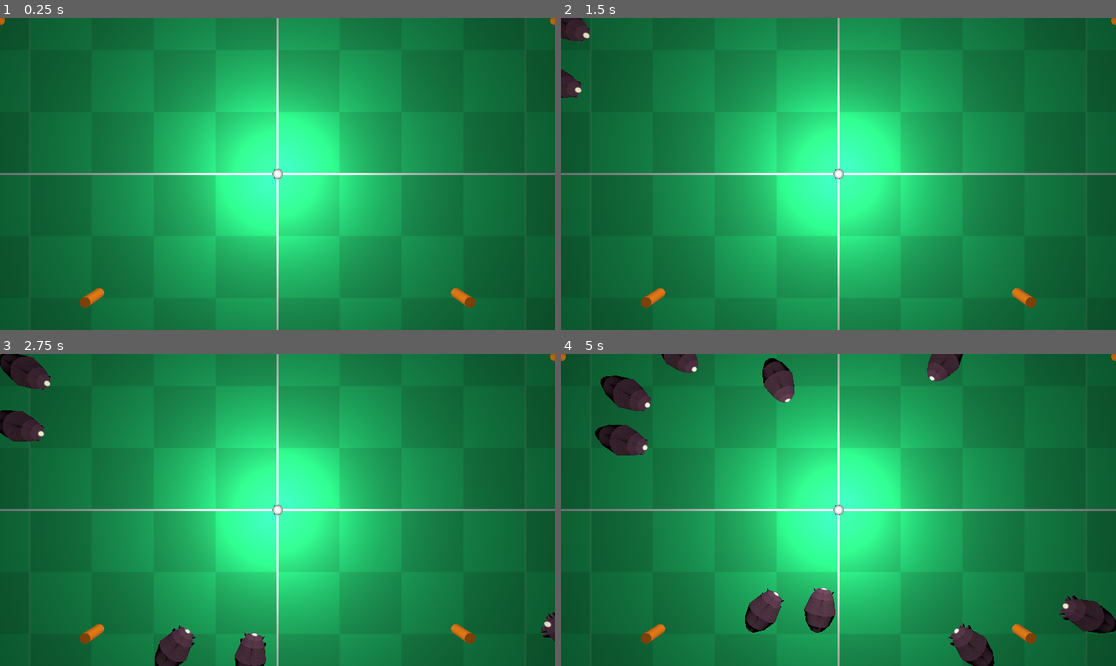
Above: before the commit, frames 1-4 (two rows, left to right).
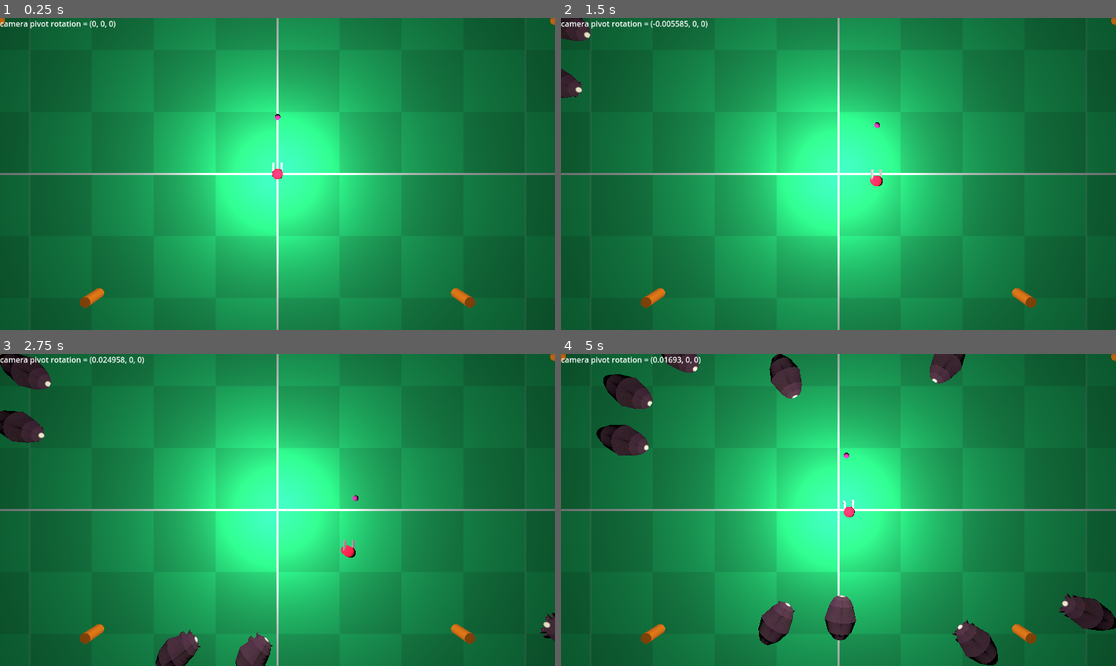
Above: after the commit, the same moments.

Repository: shinyPIKACHUx/GamJamJan2024
Game: Godot game, scene res://Levels/Ash_Test_Level.tscn
The game is run twice, just before and just after one commit, with the same random seed, the same clock (stepped at 60 frames per second) and the same inputs.
Inputs (mouse positions are in pixels of both pictures, inside the frame that each line leads up to):
- Up to frame 1 (0.25 s): no input
- Up to frame 2 (1.5 s): tap Enter (ui_accept) at 0.5 s; move the mouse to (960, 158) at 0.52 s; hold D (move_right) 0.53-1.28 s; hold Shift (sprint) 0.53-1.28 s; tap Space (jump) at 0.77 s; move the mouse to (727, 189) at 1.27 s; hold S (move_backward) from 1.28 s (still down); tap Shift (sprint) at 1.35 s
- Up to frame 3 (2.75 s): tap Space (jump) at 1.52 s; move the mouse to (333, 441) at 2.02 s; release S (move_backward) at 2.03 s; hold D (move_right) from 2.03 s (still down); hold Shift (sprint) from 2.03 s (still down)
- Up to frame 4 (5 s): move the mouse to (810, 572) at 2.77 s; release D (move_right) at 2.78 s; release Shift (sprint) at 2.78 s; hold W (move_forward) 2.78-3.53 s; tap Shift (sprint) at 2.85, 4.35 s; tap Space (jump) at 3.02, 3.77, 4.52 s; move the mouse to (1005, 556) at 3.52 s; hold Shift (sprint) 3.53-4.28 s; hold A (move_left) from 3.53 s (still down); move the mouse to (672, 463) at 4.27 s

The runs differ from the first frame. In frame 1, 0.3% of the frame differs, in the area x 0-51%, y 0-52%; in frame 2, 0.5%; in frame 3, 1.1%; in frame 4, 4.0%, in the area x 0-100%, y 0-100%.

Commit message:
Basic move toward/away behavior

Diff:
--- a/MechDonald/Enemies/BasicEnemy.tscn
+++ b/MechDonald/Enemies/BasicEnemy.tscn
@@ -1,17 +1,19 @@
 [gd_scene load_steps=4 format=3 uid="uid://u7acjc1objkr"]
 
 [ext_resource type="Script" path="res://Enemies/MoveTowardPlayer.gd" id="1_2d7ka"]
-[ext_resource type="PackedScene" uid="uid://dhw0tcgnbfu4t" path="res://Assets/Models/Aliens/AlienCrawler/alien_crawler.tscn" id="2_tjrby"]
+[ext_resource type="PackedScene" uid="uid://ccr7yjxdoji02" path="res://Assets/Models/Aliens/AlienTorpedo/alien_torpedo.tscn" id="2_71xlg"]
 
-[sub_resource type="SphereShape3D" id="SphereShape3D_ecmhm"]
-radius = 2.16534
+[sub_resource type="CapsuleShape3D" id="CapsuleShape3D_fx3x0"]
+radius = 1.69608
+height = 6.80377
 
 [node name="BasicEnemy" type="CharacterBody3D"]
 axis_lock_linear_y = true
 script = ExtResource("1_2d7ka")
+speed = 6
 
 [node name="CollisionShape3D" type="CollisionShape3D" parent="."]
-transform = Transform3D(1, 0, 0, 0, 1, 0, 0, 0, 1, 0, 0, 0.70219)
-shape = SubResource("SphereShape3D_ecmhm")
+transform = Transform3D(1, 0, 0, 0, -4.37114e-08, -1, 0, 1, -4.37114e-08, 0, 0, 1.0676)
+shape = SubResource("CapsuleShape3D_fx3x0")
 
-[node name="AlienCrawler" parent="." instance=ExtResource("2_tjrby")]
+[node name="AlienTorpedo" parent="." instance=ExtResource("2_71xlg")]
--- /dev/null
+++ b/MechDonald/Enemies/ShootingEnemy.gd
@@ -0,0 +1,50 @@
+class_name ShootingEnemy extends CharacterBody3D
+
+#speed of the mob m/s
+@export var speed = 2
+
+var playerRef
+var runAwayDist = 6
+var moveCloserDist = 8
+enum BEHAVIOR_STATE {MOVE_CLOSER, RUN_AWAY, SHOOT}
+var currentBehavior
+
+# Called when the node enters the scene tree for the first time.
+func _ready():
+	currentBehavior = BEHAVIOR_STATE.MOVE_CLOSER
+	pass # Replace with function body.
+
+
+func _process(delta):
+	var distToPlayer = position.distance_to(playerRef.position)
+	if (distToPlayer > moveCloserDist):
+		currentBehavior = BEHAVIOR_STATE.MOVE_CLOSER
+	elif (distToPlayer < runAwayDist):
+		currentBehavior = BEHAVIOR_STATE.RUN_AWAY
+	else:
+		currentBehavior = BEHAVIOR_STATE.SHOOT
+
+
+# Called every frame. 'delta' is the elapsed time since the previous frame.
+func _physics_process(delta):
+	# Rotate toward player
+	look_at(playerRef.position, Vector3.UP)
+
+	match currentBehavior:
+		BEHAVIOR_STATE.MOVE_CLOSER:
+			position = position.move_toward(playerRef.position, delta * speed)
+		BEHAVIOR_STATE.RUN_AWAY:
+			position = position.move_toward(playerRef.position, delta * -speed)
+		BEHAVIOR_STATE.SHOOT:
+			print("Shoot!")
+
+# Called from the main scene
+func initialize(spawn_location, player):
+	# Set player reference
+	playerRef = player
+
+	# Set position data
+	position = spawn_location
+
+func _on_visible_on_screen_enabler_3d_screen_exited():
+	queue_free();
--- /dev/null
+++ b/MechDonald/Enemies/ShootingEnemy.tscn
@@ -0,0 +1,19 @@
+[gd_scene load_steps=4 format=3 uid="uid://ygwruj05wuih"]
+
+[ext_resource type="Script" path="res://Enemies/ShootingEnemy.gd" id="1_ajvoe"]
+[ext_resource type="PackedScene" uid="uid://dhw0tcgnbfu4t" path="res://Assets/Models/Aliens/AlienCrawler/alien_crawler.tscn" id="2_s6boq"]
+
+[sub_resource type="SphereShape3D" id="SphereShape3D_5har3"]
+radius = 1.99925
+
+[node name="BasicEnemy" type="CharacterBody3D"]
+axis_lock_linear_y = true
+script = ExtResource("1_ajvoe")
+
+[node name="CollisionShape3D" type="CollisionShape3D" parent="."]
+transform = Transform3D(1, 0, 0, 0, -4.37114e-08, -1, 0, 1, -4.37114e-08, 0, 0, 0.681752)
+shape = SubResource("SphereShape3D_5har3")
+
+[node name="AlienCrawler" parent="." instance=ExtResource("2_s6boq")]
+
+[node name="Timer" type="Timer" parent="."]
--- a/MechDonald/Levels/Ash_Test_Level.tscn
+++ b/MechDonald/Levels/Ash_Test_Level.tscn
@@ -1,8 +1,9 @@
 [gd_scene load_steps=10 format=3 uid="uid://2sye00d40ots"]
 
 [ext_resource type="Script" path="res://GameManager.gd" id="1_srfco"]
+[ext_resource type="PackedScene" uid="uid://ygwruj05wuih" path="res://Enemies/ShootingEnemy.tscn" id="2_mnjxw"]
 [ext_resource type="Material" uid="uid://bvepha0qsftld" path="res://Materials/Ground_Test_Material.tres" id="2_u131b"]
-[ext_resource type="PackedScene" uid="uid://u7acjc1objkr" path="res://Enemies/BasicEnemy.tscn" id="3_5gfjy"]
+[ext_resource type="PackedScene" uid="uid://cktom2idg5lta" path="res://Player/Player.tscn" id="4_fxfgv"]
 
 [sub_resource type="Curve3D" id="Curve3D_m4uej"]
 _data = {
@@ -21,11 +22,9 @@
 [sub_resource type="BoxShape3D" id="BoxShape3D_scgv5"]
 size = Vector3(99.5684, 1, 99.2606)
 
-[sub_resource type="SphereMesh" id="SphereMesh_jqyg4"]
-
 [node name="AshTestLevel" type="Node3D"]
 script = ExtResource("1_srfco")
-mob_scene = ExtResource("3_5gfjy")
+mob_scene = ExtResource("2_mnjxw")
 
 [node name="OmniLight3D" type="OmniLight3D" parent="."]
 transform = Transform3D(1, 0, 0, 0, 1, 0, 0, 0, 1, 0, 5, 0)
@@ -82,9 +81,6 @@
 transform = Transform3D(1, 0, 0, 0, 1, 0, 0, 0, 1, -0.0536194, 0, 0.400604)
 shape = SubResource("BoxShape3D_scgv5")
 
-[node name="Player" type="Node3D" parent="."]
-
-[node name="MeshInstance3D" type="MeshInstance3D" parent="Player"]
-mesh = SubResource("SphereMesh_jqyg4")
+[node name="Player" parent="." instance=ExtResource("4_fxfgv")]
 
 [connection signal="timeout" from="Timer" to="." method="_on_mob_timer_timeout"]
